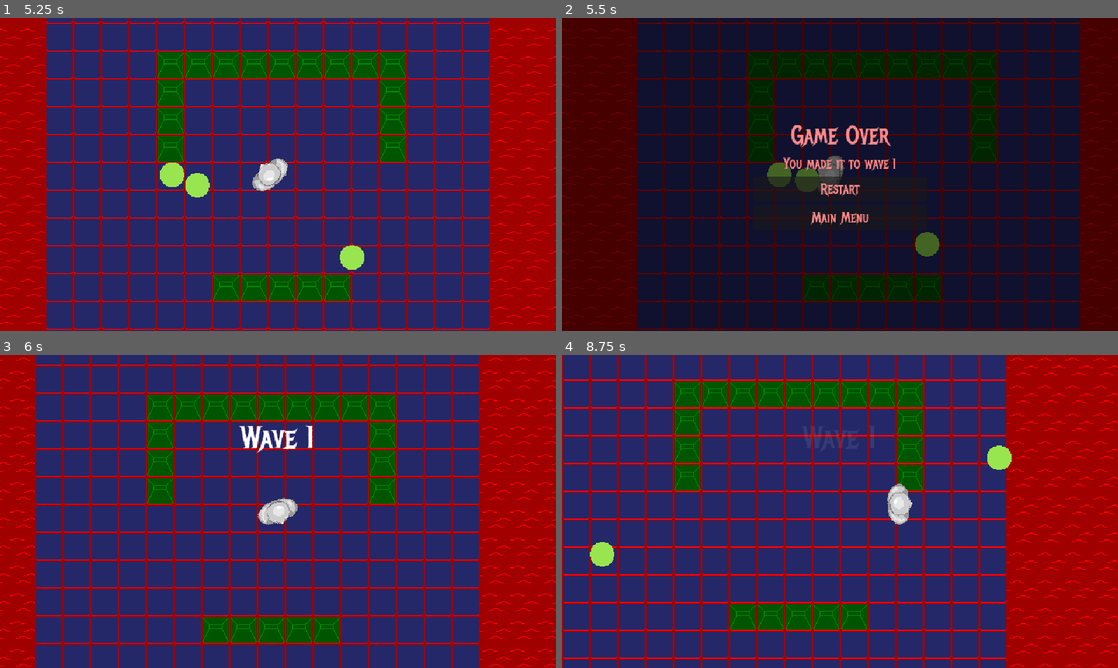
Above: before the commit, frames 1-4 (two rows, left to right).
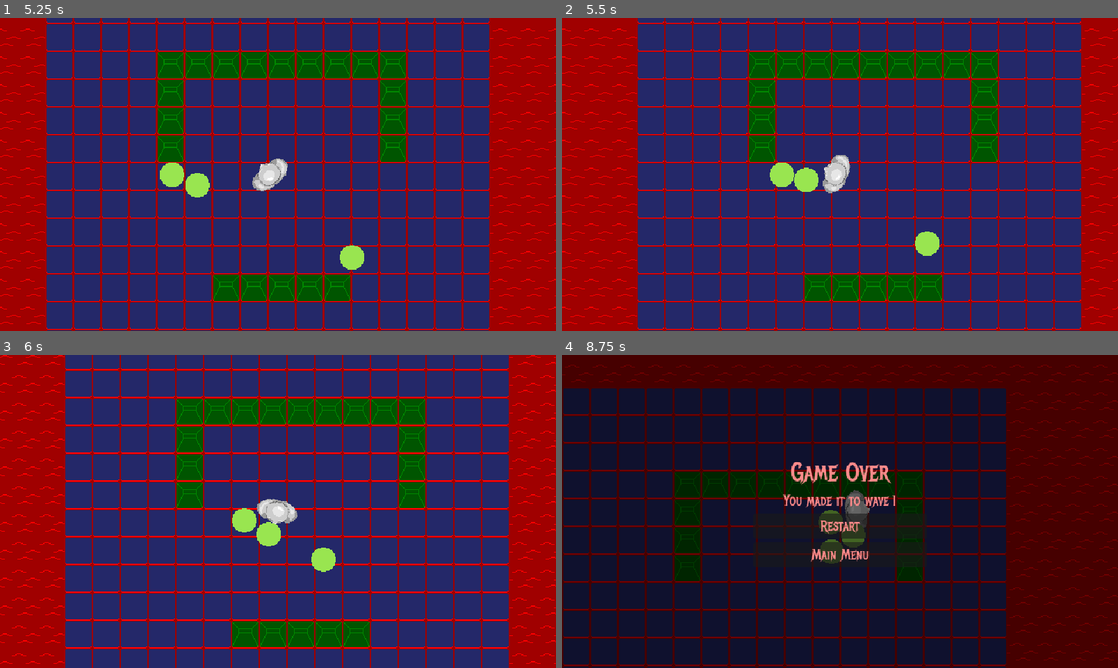
Above: after the commit, the same moments.

Repository: Burger-Bois/LD54-Godot-Team
Game: Godot game, scene res://scenes/main.tscn
Same seed, same stepped clock (60 frames per second), same inputs: the game is played once before the commit and once after it. Sound files missing from this copy of the repository are replaced by a short silence.
Inputs (mouse positions are in pixels of both pictures, inside the frame that each line leads up to):
- Up to frame 1 (5.25 s): click "Start" at 0.5 s; tap Enter at 1.25 s; move the mouse to (400, 158) at 1.27 s; hold D (right) 1.28-2.03 s; hold Right mouse button (aim) 1.28-2.03 s; click (400, 158) at 1.55 s; move the mouse to (166, 190) at 2.02 s; hold S (down) 2.03-2.78 s; click (166, 190) at 2.1 s; right-click (166, 190) at 2.3 s; move the mouse to (333, 105) at 2.77 s; hold D (right) 2.78-3.53 s; hold Right mouse button (aim) 2.78-3.53 s; click (333, 105) at 3.05 s; move the mouse to (250, 237) at 3.52 s; hold W (up) 3.53-4.28 s; click (250, 237) at 3.6 s; right-click (250, 237) at 3.8 s; move the mouse to (444, 221) at 4.27 s; press the mouse at (444, 221) at 4.28 s; hold A (left) from 4.28 s (still down); tap E (interact) at 4.35 s; move the mouse to (111, 127) at 5.02 s; release the mouse at (111, 127) at 5.03 s; right-click (111, 127) at 5.1 s
- Up to frame 2 (5.5 s): keep holding A (left)
- Up to frame 3 (6 s): release A (left) at 5.75 s; click (278, 524) at 5.75 s, where only the run before the commit has a clickable "Restart"
- Up to frame 4 (8.75 s): move the mouse to (867, 511) at 6.52 s; press the mouse at (867, 511) at 6.53 s; hold S (down) 6.53-7.28 s; move the mouse to (756, 433) at 7.27 s; release the mouse at (756, 433) at 7.28 s; hold D (right) 7.28-8.03 s; right-click (756, 433) at 7.35 s; move the mouse to (962, 495) at 8.02 s; press the mouse at (962, 495) at 8.03 s; hold W (up) from 8.03 s (still down)

Frame 1 is identical in both runs. In frame 2, 100% of the frame differs, in the area x 0-100%, y 0-100%; in frame 3, 37%; in frame 4, 100%.

Commit message:
add player knockback and invincibility frames

Diff:
--- a/scenes/player.tscn
+++ b/scenes/player.tscn
@@ -48,4 +48,4 @@
 stream = ExtResource("5_kwf2b")
 bus = &"SFX"
 
-[connection signal="body_entered" from="Hitbox" to="." method="kill" unbinds=1]
+[connection signal="body_entered" from="Hitbox" to="." method="hit"]
--- a/scripts/player.gd
+++ b/scripts/player.gd
@@ -5,9 +5,15 @@
 
 # consts / exposed vars
 @export var _max_move_speed = 150.0
-@export var _max_health = 100
+@export var _max_health = 3
 @export var _max_rotation_speed = 7
 @export var bullet_scene : PackedScene
+@export var fire_cooldown := 0.5
+
+@export_subgroup("hit")
+@export var knockback_duration := 0.1
+@export var knockback_speed := 400.0
+@export var invincibility_duration := 1.0
 
 @onready var muzzle := $Muzzle as Marker2D
 @onready var fire_sound := $FireSound as AudioStreamPlayer
@@ -21,9 +27,16 @@
 var health = _max_health
 var is_aiming := false
 
-@export var fire_cooldown := 0.5
 var _fire_cooldown_timer: Timer
 var _can_fire := true
+
+var _daze_timer: Timer
+var _dazed := false
+
+var _knockback_direction: Vector2
+
+var _invincible_timer: Timer
+var _invincible := false
 
 var mouse_position:Vector2
 
@@ -35,16 +48,30 @@
 	_fire_cooldown_timer.timeout.connect(func(): _can_fire = true)
 	add_child(_fire_cooldown_timer)
 
+	_daze_timer = Timer.new()
+	_daze_timer.name = "DazeTimer"
+	_daze_timer.wait_time = knockback_duration
+	_daze_timer.one_shot = true
+	_daze_timer.timeout.connect(func(): _dazed = false)
+	add_child(_daze_timer)
+
+	_invincible_timer = Timer.new()
+	_invincible_timer.name = "InvincibilityTimer"
+	_invincible_timer.wait_time = invincibility_duration
+	_invincible_timer.one_shot = true
+	_invincible_timer.timeout.connect(func(): _invincible = false)
+	add_child(_invincible_timer)
+
 func _physics_process(_delta):
-	var direction := Vector2(
-		# This first line calculates the X direction, the vector's first component.
-		Input.get_action_strength("right") - Input.get_action_strength("left"),
-		# And here, we calculate the Y direction. Note that the Y-axis points
-		# DOWN in games. That is to say, a Y value of `1.0` points downward.
-		Input.get_action_strength("down") - Input.get_action_strength("up")
-	)
-	velocity = direction.normalized() * move_speed
-	#move_and_collide(motion)
+	if _dazed:
+		velocity = _knockback_direction * knockback_speed
+	else:
+		var direction := Vector2(
+			Input.get_action_strength("right") - Input.get_action_strength("left"),
+			Input.get_action_strength("down") - Input.get_action_strength("up")
+		)
+		velocity = direction.normalized() * move_speed
+
 	move_and_slide()
 
 func _process(delta):
@@ -61,13 +88,16 @@
 	rotation += rotation_direction * _max_rotation_speed * delta
 
 func modify_move_speed():
-	cripple_speed_modifier = float(health) / _max_health
+	# We can add this back later
+#	cripple_speed_modifier = float(health) / _max_health
+#
+#	if cripple_speed_modifier < 0.5 :
+#		cripple_speed_modifier = 0.5
+#	cripple_speed_modifier = clamp(cripple_speed_modifier, 0.5, 1)
+#
+#	move_speed = _max_move_speed * cripple_speed_modifier * aim_speed_modifier
 
-	if cripple_speed_modifier < 0.5 :
-		cripple_speed_modifier = 0.5
-	cripple_speed_modifier = clamp(cripple_speed_modifier, 0.5, 1)
-
-	move_speed = _max_move_speed * cripple_speed_modifier * aim_speed_modifier
+	move_speed = _max_move_speed * aim_speed_modifier
 
 func try_fire():
 	if Input.is_action_pressed("fire"):
@@ -93,7 +123,24 @@
 		is_aiming = false
 		aim_speed_modifier = 1
 
-func kill():
+func hit(node_hit_by: Node2D):
+	if _invincible or health <= 0:
+		return
+
+	health += -1
+
+	_dazed = true
+	_daze_timer.start()
+
+	_knockback_direction = node_hit_by.global_position.direction_to(global_position)
+
+	_invincible = true
+	_invincible_timer.start()
+
+	if health <= 0:
+		die()
+
+func die():
 	killed.emit()
 	death_sound.play()
 	call_deferred("set_process_mode", PROCESS_MODE_DISABLED)
